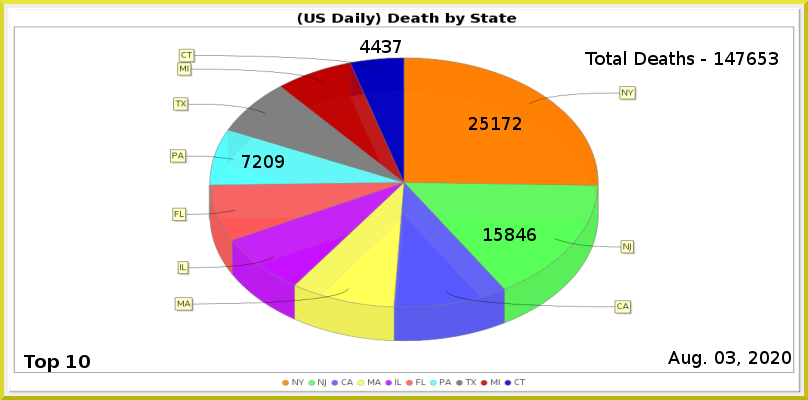
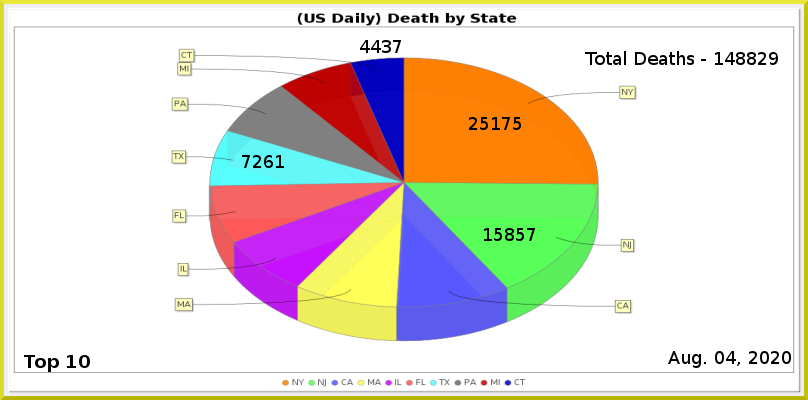
Layered file, before and after one edit (w=808, h=400). Changes by layer:
painted on "PA" over (264, 155, 284, 168)
painted on "NJ" over (516, 228, 536, 241)
painted on "NY" over (513, 117, 522, 130)
renamed "Total Deaths - 147653" to "Total Deaths - 148829", painted on it over (736, 52, 778, 65)
painted on "Current Date" over (726, 351, 736, 364)
painted on "Death_by_State.png" over (169, 49, 637, 386)
